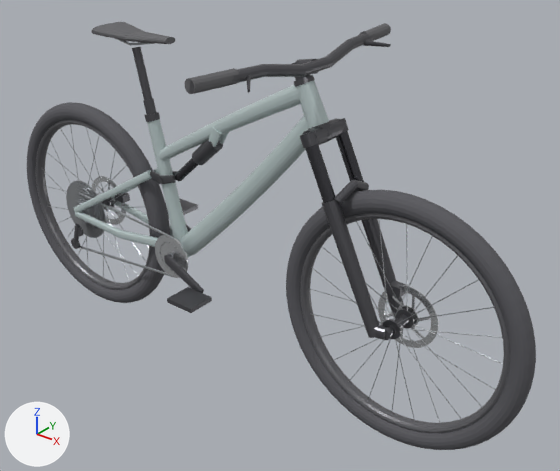
One commit to the glTF model docs/models/pinkbike-santa-cruz-tallboy.glb: the scene before it, then after it.
Both versions are drawn from a 50 mm lens placed at (1.441, -1.531, 1.449), pointed at (0.152, 0.08, 0.45). Lighting does not change. The marker at lower left points along +X, +Y and +Z. The older version comes first. Vertices at exactly the same position are counted once.

Names of what the first picture shows: 'cockpit_riser_bar', 'drivetrain_crankset', 'fork_lowers', 'fork_stanchions', 'frame_downtube', 'frame_headtube', 'frame_seattube', 'frame_shock_clevis_boss', 'frame_toptube', 'front_wheel_rim', 'front_wheel_spokes', 'front_wheel_tire', 'rear_chainstays', 'rear_seatstays', 'rear_shock_body', 'rear_shock_shaft', 'rear_wheel_rim', 'rear_wheel_tire', 'suspension_rocker_link' and 20 more.
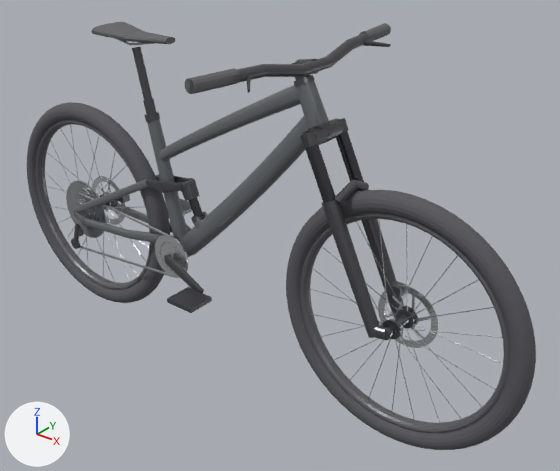
Boxes (x1, y1, x2, y2) around the edits, measured in the pictures (560 x 471 px; the box of a moved part takes in the faces that stretch with it):
'frame_downtube', recoloured (light grey to grey): (180, 116, 308, 255) in both
'frame_toptube', recoloured (light grey to grey): (159, 85, 301, 161) in both
'frame_seattube', recoloured (light grey to grey): (147, 119, 188, 242) in both
'rear_chainstays', recoloured: (84, 204, 173, 243) in both
'rear_seatstays', recoloured, reshaped (11% taller): before (74, 168, 159, 212); after (74, 174, 161, 223)
'frame_headtube', recoloured (light grey to grey): (296, 80, 329, 128) in both
'suspension_rocker_link', reshaped (76% wider, 47% taller): before (150, 140, 220, 184); after (82, 176, 206, 241)
'rear_shock_body', reshaped: before (192, 139, 223, 165); after (181, 182, 200, 201)
'rear_shock_shaft', reshaped: before (174, 158, 198, 181); after (188, 197, 204, 217)
'frame_shock_clevis_boss', recoloured: (192, 127, 229, 229) in both
part 1 of me_rear_seatstays, added: after (74, 212, 86, 223)
part 2 of me_rear_seatstays, moved or reshaped: before (74, 168, 159, 212); after (74, 174, 161, 213)
part 3 of me_suspension_rocker_link, added: after (181, 179, 196, 190)
part 4 of me_suspension_rocker_link, added: after (191, 212, 206, 223)
part 5 of me_suspension_rocker_link, rebuilt: before (172, 170, 177, 180); after (174, 176, 193, 183)
part 6 of me_suspension_rocker_link, rebuilt (37% wider, 7% taller): before (150, 171, 176, 184); after (147, 179, 183, 193)

What the commit changed:
Material 'Frame_Primary_Paint' (mat_frame_primary_paint) changes colour from light grey #c0cfcf to grey #6e7274; in linear values from (0.525, 0.624, 0.624) to (0.157, 0.169, 0.176).
me_rear_seatstays is used by ob_rear_seatstays; location (0.0, 0.0, 0.0).
me_rear_seatstays had 144 vertices, 280 faces and spanned x -0.615..-0.259, y -0.085..0.085, z 0.366..0.588.
me_rear_seatstays now has 220 vertices, 424 faces and spans x -0.616..-0.276, y -0.086..0.086, z 0.332..0.555.
me_rear_seatstays part 1: a new loose piece of 38 vertices spanning x -0.616..-0.567, y -0.086..-0.065, z 0.332..0.375, in mat_frame_primary_paint (grey #6e7274).
me_rear_seatstays part 2: 2 vertices moved within x -0.614, y -0.081..0.081, z 0.384; 142 vertices removed from x -0.615..-0.259, y -0.085..0.085, z 0.366..0.588; 142 vertices added at x -0.615..-0.276, y -0.085..0.085, z 0.363..0.555.
Other edits to the shape of me_rear_seatstays do not show in these pictures.
me_suspension_rocker_link is used by ob_suspension_rocker_link; location (0.0, 0.0, 0.0).
me_suspension_rocker_link had 214 vertices, 408 faces and spanned x -0.271..-0.009, y -0.039..0.039, z 0.549..0.731.
me_suspension_rocker_link now has 398 vertices, 760 faces and spans x -0.584..-0.088, y -0.082..0.082, z 0.333..0.576.
me_suspension_rocker_link part 3: a new loose piece, a 14-sided cylinder along y spanning x -0.152..-0.132, y -0.026..0.026, z 0.554..0.573, in mat_anodized_dark_alloy (dark grey #606065).
me_suspension_rocker_link part 4: a new loose piece, a 14-sided cylinder along y spanning x -0.108..-0.088, y -0.024..0.024, z 0.458..0.477, in mat_anodized_dark_alloy (dark grey #606065).
me_suspension_rocker_link part 5: the loose piece of 75 vertices spanning x -0.271..-0.177, y 0.013..0.039, z 0.549..0.589 is rebuilt with 105 vertices and now spans x -0.283..-0.138, y 0.016..0.038, z 0.523..0.576.
me_suspension_rocker_link part 6: the loose piece of 75 vertices spanning x -0.271..-0.177, y -0.039..-0.013, z 0.549..0.589 is rebuilt with 105 vertices and now spans x -0.283..-0.138, y -0.038..-0.016, z 0.523..0.576.
Other edits to the shape of me_suspension_rocker_link do not show in these pictures.
me_rear_shock_body is used by ob_rear_shock_body; location (0.0, 0.0, 0.0).
me_rear_shock_body had 112 vertices, 220 faces and spanned x -0.1041..-0.0009, y -0.0238..0.0238, z 0.6418..0.7414.
me_rear_shock_body now has 112 vertices, 220 faces and spans x -0.1646..-0.1025, y -0.0247..0.0247, z 0.5136..0.5739.
me_rear_shock_body part 7: 112 of 112 vertices moved; they spanned x -0.1041..-0.0009, y -0.0238..0.0238, z 0.6418..0.7414 and now span x -0.1646..-0.1025, y -0.0247..0.0247, z 0.5136..0.5739; mean shift (-0.0798, 0.0, -0.1479).
me_rear_shock_shaft is used by ob_rear_shock_shaft; location (0.0, 0.0, 0.0).
me_rear_shock_shaft had 56 vertices, 108 faces and spanned x -0.1893..-0.076, y -0.0138..0.0138, z 0.5663..0.6723.
me_rear_shock_shaft now has 56 vertices, 108 faces and spans x -0.1371..-0.0853, y -0.0138..0.0138, z 0.4615..0.5308.
me_rear_shock_shaft part 8: the whole mesh is multiplied about its middle by the matrix ((0.456, 0.0, -0.814), (0.0, 1.0, 0.0), (0.615, 0.0, -0.003)), then moved by (0.0215, 0.0, -0.1231).
